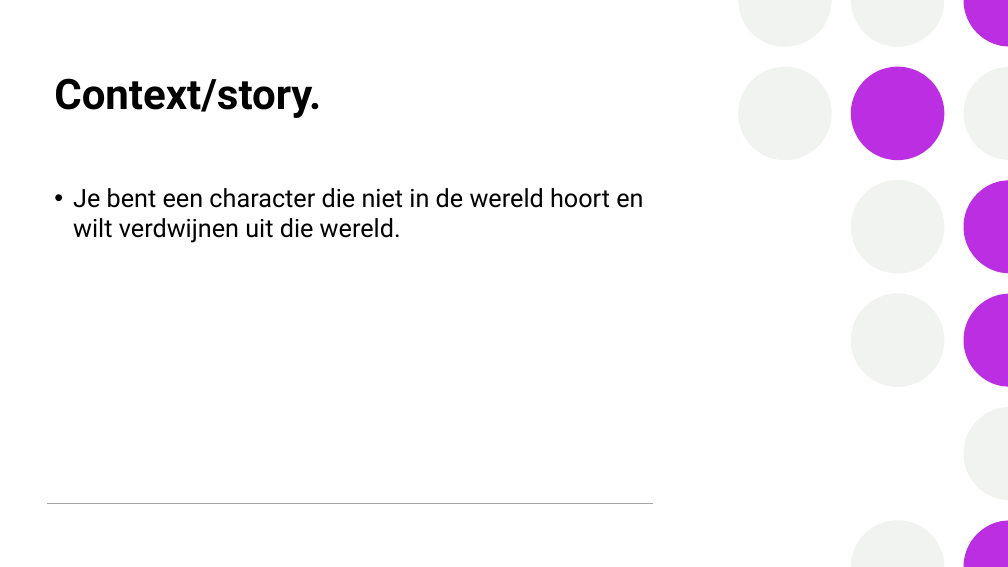
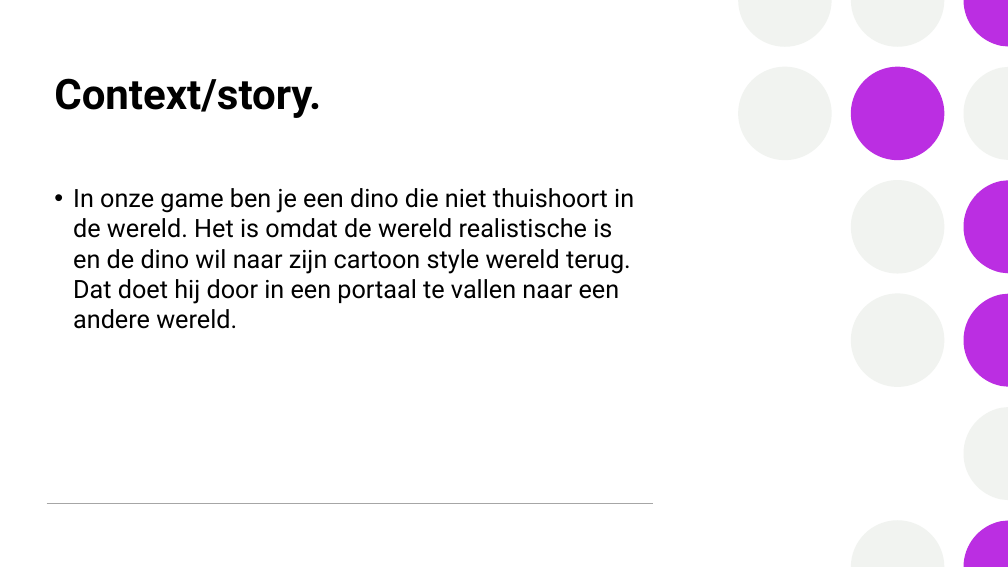
Before and after one commit to Tatum13/Project_Muse, a slide deck: slide 4 of Documentatie/Design/How_to_disappear.pptx. Drawn at 1008x567 pixels with LibreOffice and Linux fonts; fonts in the diff are those of the drawing. Boxes give left, top, right and bottom in pixels: in the first picture for what was removed or moved away, otherwise in the second. Text is boxed around its words. In the diff, an @@ line names an element or a change of style, - is before the commit and + after.

Commit message:
documentatie vebeterd door feedback

```diff
--- a/Documentatie/Design/How_to_disappear.pptx
+++ b/Documentatie/Design/How_to_disappear.pptx
@@ text at [73, 188, 634, 329]: text changed @@
-• Je bent een character die niet in de wereld hoort en wilt verdwijnen uit die wereld.
+• In onze game ben je een dino die niet thuishoort in de wereld. Het is omdat de wereld realistische is en de dino wil naar zijn cartoon style wereld terug. Dat doet hij door in een portaal te vallen naar een andere wereld.
```
Also in this commit, not shown: 4 other slides changed, 4 other files.
